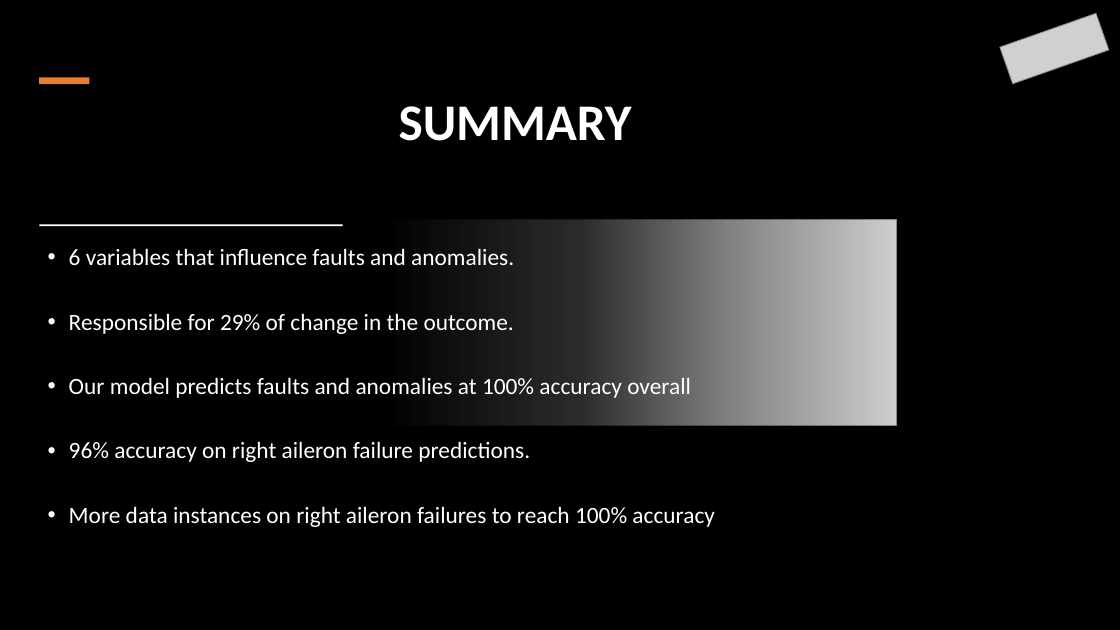
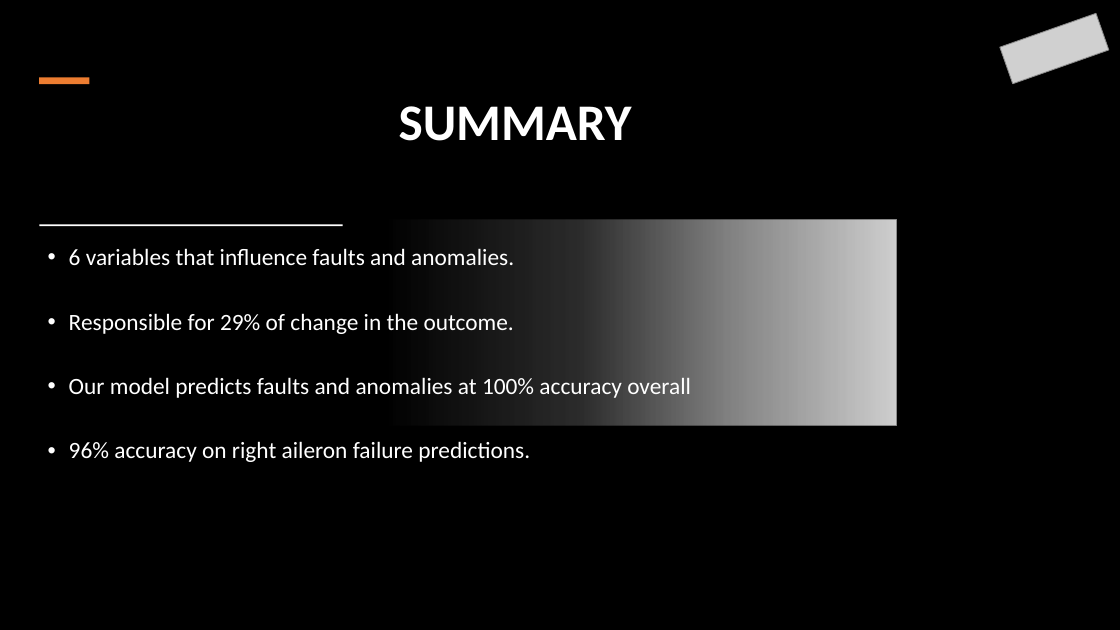
Before and after one commit to MrAshTag/Drone_Faults_Anomaly_Detection, a slide deck: slide 9 of Drone_Faults_and_Anomaly_detection.pptx. Drawn at 1120x630 pixels with LibreOffice and Linux fonts; fonts in the diff are those of the drawing; grey boxes stand for pictures. Boxes give left, top, right and bottom in pixels: in the first picture for what was removed or moved away, otherwise in the second. Text is boxed around its words. In the diff, an @@ line names an element or a change of style, - is before the commit and + after.

```diff
--- a/Drone_Faults_and_Anomaly_detection.pptx
+++ b/Drone_Faults_and_Anomaly_detection.pptx
@@ text at bbox=[69, 506, 714, 527]: paragraph removed @@
-• More data instances on right aileron failures to reach 100% accuracy
```
